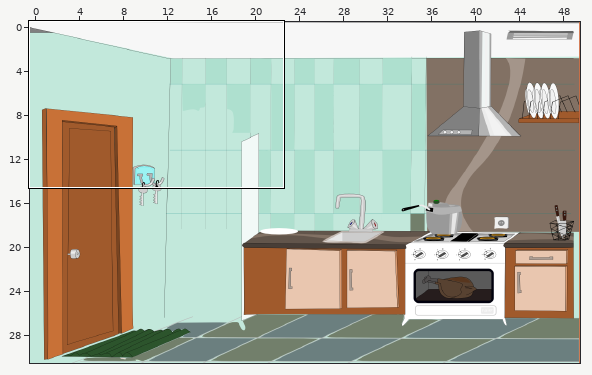
Tiled map -- data/escena_03/escena_03.tmx. The picture above shows the old version from afar; the outline marks the close-up.
Close-up. Before the commit:
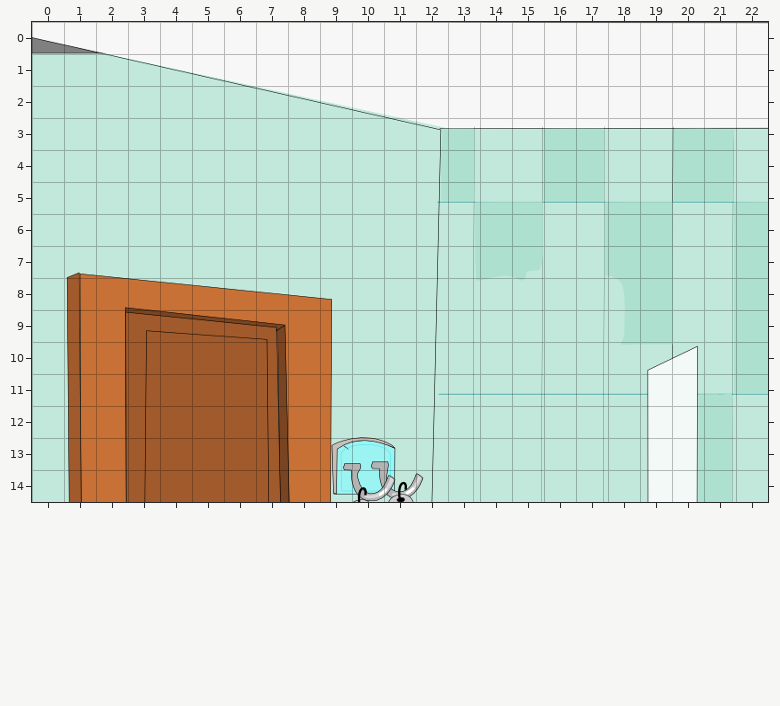
Cells are 32x32 px. Shown: x 0..22, y 0..14. Tiles whose own drawing changed are shown in their newer look in all pictures.
New version:
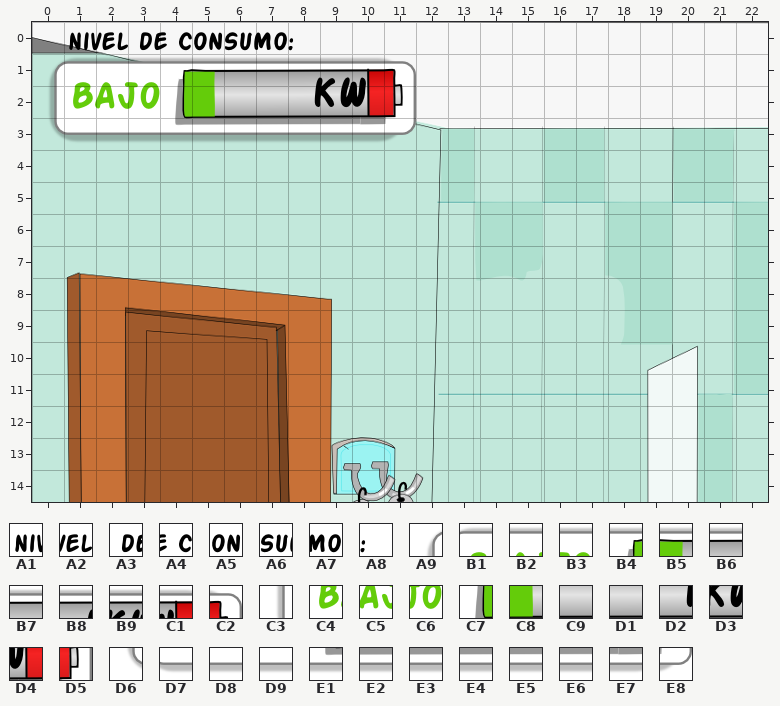
Key: from "pila": A1 1, A2 2, A3 3, A4 4, A5 5, A6 6, A7 7, A8 8, A9 12, B1 13, B2 14, B3 15, B4 16, B5 17, B6 18, B7 19, B8 20, B9 21, C1 22, C2 23, C3 24, C4 25, C5 26, C6 27, C7 28, C8 29, C9 30, D1 31, D2 32, D3 33, D4 34, D5 35, D6 36, D7 37, D8 38, D9 39, E1 40, E2 41, E3 42, E4 43, E5 44, E6 45, E7 46, E8 47.
__ is an empty cell.
Tiles of an added or newly shown layer are drawn over the layers below it.
Message: mejorando escenas
From old to new:
Layer "foreground" (added):
There is now tile A1 in row 0 at x 1.
There is now tile A2 in row 0 at x 2.
There is now tile A3 in row 0 at x 3.
There is now tile A4 in row 0 at x 4.
There is now tile A5 in row 0 at x 5.
There is now tile A6 in row 0 at x 6.
There is now tile A7 in row 0 at x 7.
There is now tile A8 in row 0 at x 8.
There is now tile A9 in row 1 at x 0.
There is now tile B1 in row 1 at x 1.
There is now tile B2 in row 1 at x 2.
There is now tile B3 in row 1 at x 3.
There is now tile B4 in row 1 at x 4.
There is now tile B5 in row 1 at x 5.
There is now tile B6 in row 1 at x 6.
There is now tile B7 in row 1 at x 7.
There is now tile B8 in row 1 at x 8.
There is now tile B9 in row 1 at x 9.
There is now tile C1 in row 1 at x 10.
There is now tile C2 in row 1 at x 11.
There is now tile C3 in row 2 at x 0.
There is now tile C4 in row 2 at x 1.
There is now tile C5 in row 2 at x 2.
There is now tile C6 in row 2 at x 3.
There is now tile C7 in row 2 at x 4.
There is now tile C8 in row 2 at x 5.
There is now tile C9 in row 2 at x 6.
There is now tile D1 in row 2 at x 7.
There is now tile D2 in row 2 at x 8.
There is now tile D3 in row 2 at x 9.
There is now tile D4 in row 2 at x 10.
There is now tile D5 in row 2 at x 11.
There is now tile D6 in row 3 at x 0.
There is now tile D7 in row 3 at x 1.
There is now tile D8 in row 3 at x 2.
There is now tile D9 in row 3 at x 3.
There is now tile E1 in row 3 at x 4.
There is now tile E2 in row 3 at x 5.
There is now tile E3 in row 3 at x 6.
There is now tile E4 in row 3 at x 7.
There is now tile E5 in row 3 at x 8.
There is now tile E6 in row 3 at x 9.
There is now tile E7 in row 3 at x 10.
There is now tile E8 in row 3 at x 11.
Boxes around the changes in both close-ups, in picture pixels (x1, y1, x2, y2):
added: (48, 32, 416, 143)
